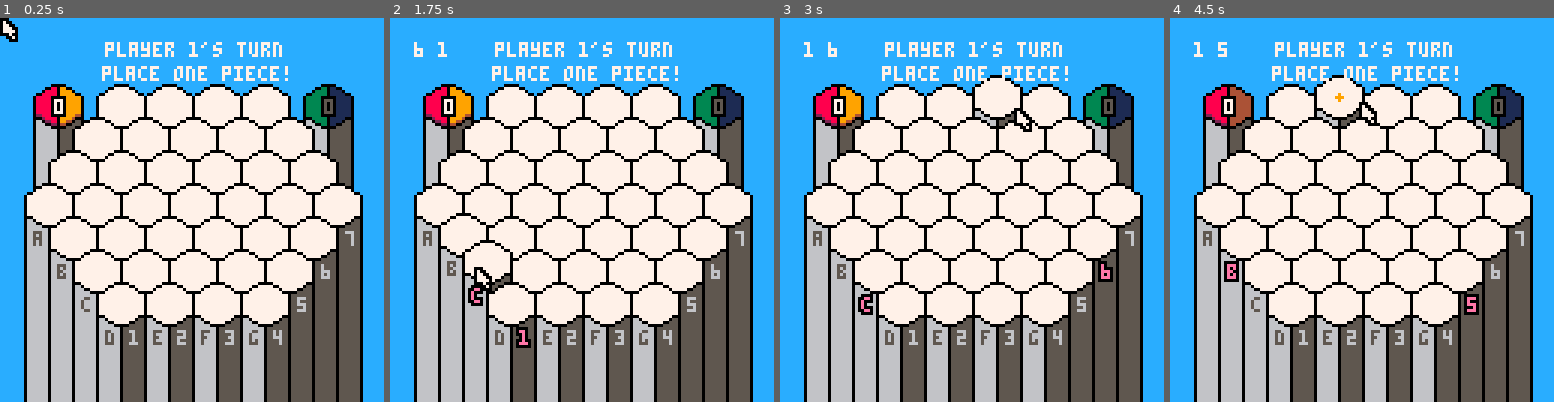
Above: before the commit, frames 1-4 (left to right).
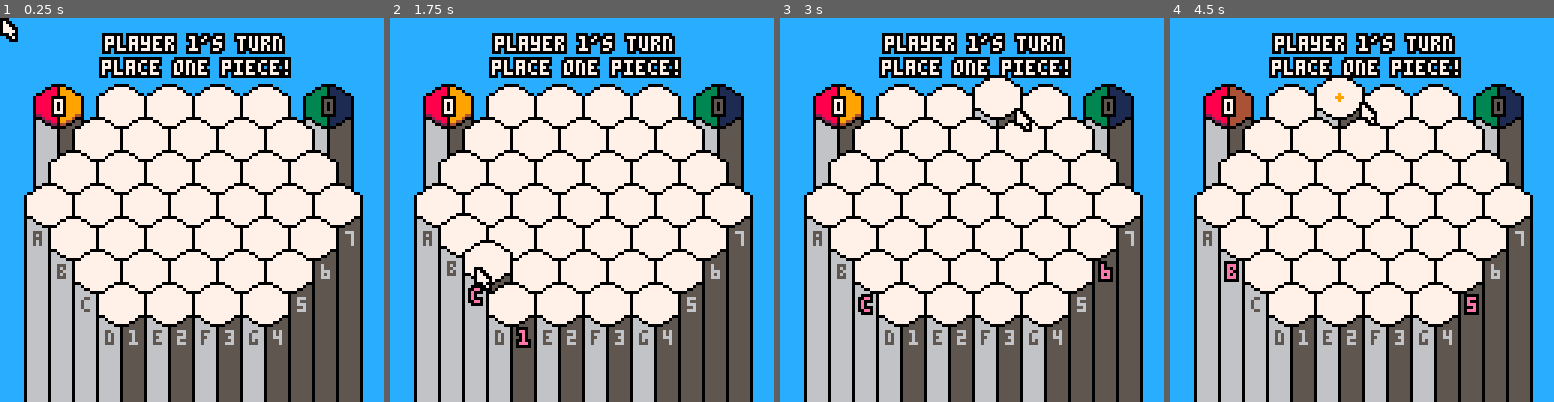
Above: after the commit, the same moments.

Repository: austin-m2/PICO-8-Carts
Game: PICO-8 cartridge bloom.p8
Two runs of this game, one before a commit and one after it. Both use one fixed random seed, a clock stepped at 60 frames per second and the inputs below.
Inputs (mouse positions are in pixels of both pictures, inside the frame that each line leads up to):
- Up to frame 1 (0.25 s): no input
- Up to frame 2 (1.75 s): tap X (X key) at 0.33, 1.07 s; click (670, 121) at 0.67 s; tap O (Z key) at 0.7, 1.7 s; click (436, 267) at 1.22 s; hold Right from 1.6 s (still down)
- Up to frame 3 (3 s): click (887, 114) at 1.77 s; tap X (X key) at 1.85, 2.97 s; release Right at 2.1 s; tap O (Z key) at 2.1, 2.5, 2.9 s; hold Up 2.15-2.42 s; click (952, 259) at 2.32 s; hold Right from 2.47 s (still down); click (1014, 106) at 2.87 s
- Up to frame 4 (4.5 s): release Right at 3.03 s; hold Left 3.08-3.58 s; tap O (Z key) at 3.3, 3.7, 4.1 s; click (1465, 256) at 3.42 s; hold Down 3.63-3.97 s; click (1231, 102) at 3.97 s; hold Right from 4.02 s (still down); tap X (X key) at 4.08 s

The runs differ from the first frame. In frame 1, 4.3% of the frame differs, in the area x 25-76%, y 3-17%; in frame 2, 4.4%, in the area x 6-76%, y 3-17%; in frame 3, 4.4%; in frame 4, 4.4%.

Commit message:
Update bloom.p8
Improved bold text

Diff:
--- a/bloom.p8
+++ b/bloom.p8
@@ -770,13 +770,13 @@
 function text_draw()
 
     if (gamestate == "turn1") then
-      print("player 1's turn", 35, 8, 7)
-      print("place one piece!", 34, 16, 7)
+      bold_print("player 1's turn", 35, 6, 7)
+      bold_print("place one piece!", 34, 14, 7)
     end
     if (gamestate == "player1") then
-        print("player 1's turn", 35, 8, 7)
+        bold_print("player 1's turn", 35, 8, 7)
     elseif (gamestate == "player2") then
-        print("player 2's turn", 35, 8, 7)
+        bold_print("player 2's turn", 35, 8, 7)
     end
 
 
@@ -921,11 +921,12 @@
 --used for printing the coordinate labels on the columns
 --highlights the text for the row and column under the mouse
 function s_print(str, x, y, col)
+--[[
   if (curr_mouse_to_cell != nil) then
     print(curr_mouse_to_cell[1], 8, 8, 7)
     print(curr_mouse_to_cell[2], 16, 8, 7)
   end
-
+]]
   if (
     curr_mouse_to_cell != nil and (
     (str == "a" and (curr_mouse_to_cell[1] + curr_mouse_to_cell[2] == 5)) or
@@ -943,24 +944,24 @@
     (str == "6" and curr_mouse_to_cell[2] == 6) or
     (str == "7" and curr_mouse_to_cell[2] == 7)
       )) then
-    b_print(str, x, y, 0)
-    print(str, x, y, 14)
+    bold_print(str, x, y, 14)
   else
    print(str, x, y, col)
   end
 end
 
---prints a background for a string
-function b_print(str, x, y, col)
+--prints with a thickblack background
+function bold_print(str, x, y, col)
   palt(0, false)
-  print(str, x - 1, y - 1, col)
-  print(str, x - 1, y, col)
-  print(str, x - 1, y + 1, col)
-  print(str, x, y - 1, col)
-  print(str, x, y + 1, col)
-  print(str, x + 1, y - 1, col)
-  print(str, x + 1, y, col)
-  print(str, x + 1, y + 1, col)
+  print(str, x - 1, y - 1, 0)
+  print(str, x - 1, y, 0)
+  print(str, x - 1, y + 1, 0)
+  print(str, x, y - 1, 0)
+  print(str, x, y + 1, 0)
+  print(str, x + 1, y - 1, 0)
+  print(str, x + 1, y, 0)
+  print(str, x + 1, y + 1, 0)
+  print(str, x, y, col)
 end
 
 
